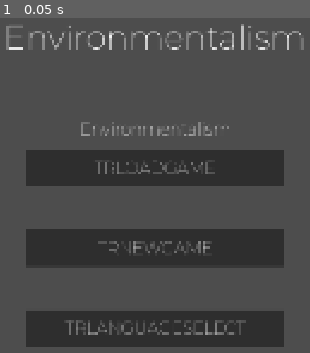
Above: before the commit, frame 1.
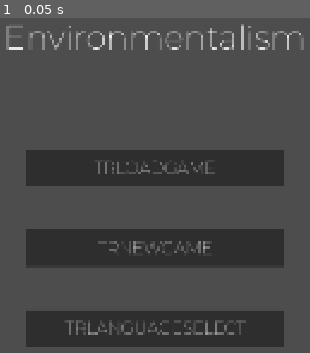
Above: after the commit, the same moment.

Repository: AlexeyRenzyak/Environmentalism
Game: Godot game, scene res://UI/MainMenu.tscn
Two runs of this game, one before a commit and one after it. Both use one fixed random seed, a clock stepped at 60 frames per second and the inputs below.
Inputs:
- Up to frame 1 (0.05 s): no input

The runs differ from the first frame. In frame 1, 0.5% of the frame differs, in the area x 26-74%, y 31-36%.

Commit message:
Building and Upgrade Class templates

Diff:
--- /dev/null
+++ b/environmentalism/EntityTemplates/Building.gd
@@ -0,0 +1,11 @@
+extends Resource
+class_name Building
+
+@export var building_name : String
+@export var image : Image
+
+@export var cost : float
+@export var base_construction_time : int
+@export var construction_time : int
+@export var effects : Array[String]
+@export var upgrades : Array[Upgrade]
--- a/environmentalism/EntityTemplates/Enterprise.gd
+++ b/environmentalism/EntityTemplates/Enterprise.gd
@@ -1,14 +1,14 @@
-extends Node
+extends Resource
 class_name Enterprise
 
-var company_name : String
+@export var company_name : String
 
-var funds : float
-var manpower : int
-var environmental : int
-var social : int
-var governance : int
+@export var funds : float
+@export var manpower : int
+@export var environmental : int
+@export var social : int
+@export var governance : int
 
-var buildings : Array
-var construction_queue : Array
-var policies : Array
+@export var buildings : Array
+@export var construction_queue : Array
+@export var policies : Array
--- /dev/null
+++ b/environmentalism/EntityTemplates/Upgrade.gd
@@ -0,0 +1,9 @@
+extends Resource
+class_name Upgrade
+
+@export var upgrade_name : String
+
+@export var cost : float
+@export var base_construction_time : int
+@export var construction_time : int
+@export var effects : Array[String]
--- a/environmentalism/EntityTemplates/World.gd
+++ b/environmentalism/EntityTemplates/World.gd
@@ -1,7 +1,7 @@
 extends Node
 
-var current_enterprise
+@export var current_enterprise : Enterprise
 
-var ecosystem : int = 10000
+@export var ecosystem : int = 10000
 
 var events_pool : Array
--- a/environmentalism/UI/MainMenu.tscn
+++ b/environmentalism/UI/MainMenu.tscn
@@ -36,7 +36,6 @@
 offset_right = -0.6401367
 offset_bottom = 0.039978027
 theme_override_font_sizes/font_size = 40
-text = "Environmentalism"
 horizontal_alignment = 1
 vertical_alignment = 2
 metadata/_edit_use_anchors_ = true
Not shown, added: environmentalism/EntityTemplates/Building.gd.uid
Not shown, added: environmentalism/EntityTemplates/Upgrade.gd.uid
